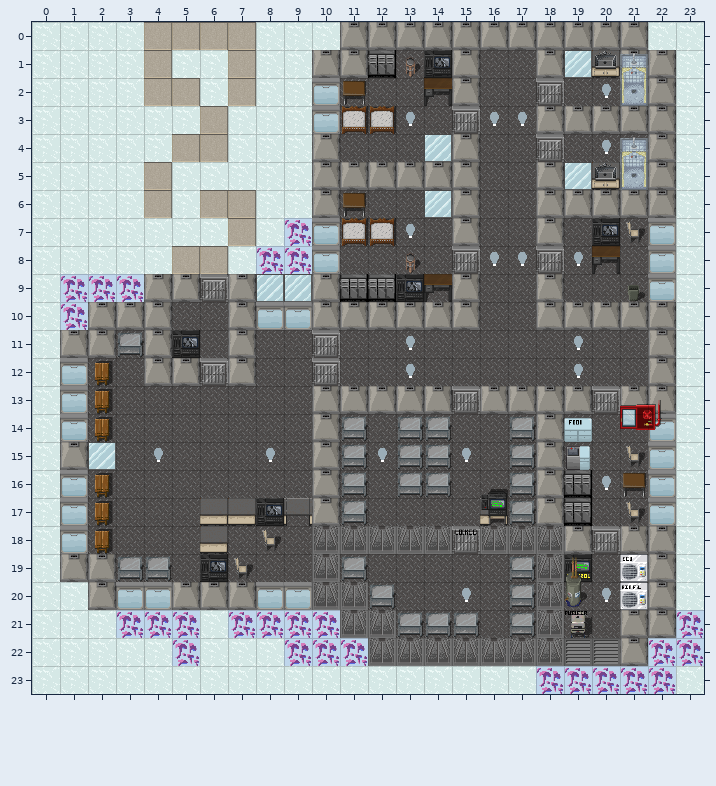
Tiled map: 0.2/Maps/Clinic 2.tmx. This is how it looked before the edit.
Cells are 32x32 px. Shown: x 0..23, y 0..23.
New version:
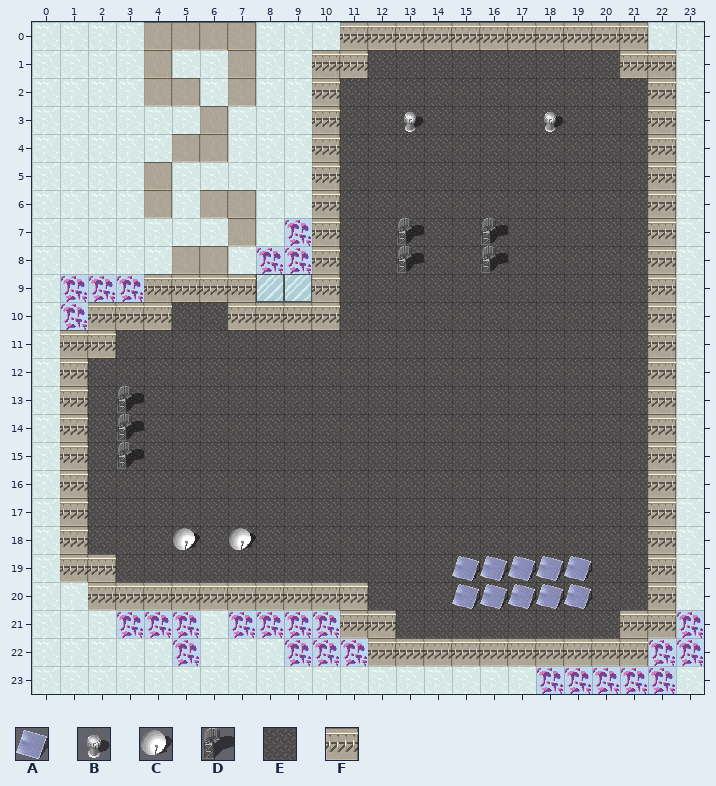
Key: from "Furniture_Normal": A 31, B 34, C 35, D 36; from "Terrain_Floors": E 6, F 22.
_ is an empty cell.
Tiles of an added or newly shown layer are drawn over the layers below it.
Change:
Layer "01 Terrain" (now shown):
y 0: x 11..21 ___________ -> FFFFFFFFFFF
y 1: x 10..15 ______ -> FFEEEE; x 18..22 _____ -> EEEFF
y 2: x 10..11 __ -> FE; x 14..15 __ -> EE; x 18 _ -> E; x 20..22 ___ -> EEF
y 3: x 10..13 ____ -> FEEE; x 15..22 ________ -> EEEEEEEF
y 4: x 10 _ -> F; x 14..15 __ -> EE; x 18 _ -> E; x 20..22 ___ -> EEF
y 5: x 10..15 ______ -> FEEEEE; x 18..22 _____ -> EEEEF
y 6: x 10..11 __ -> FE; x 14..15 __ -> EE; x 18..22 _____ -> EEEEF
y 7: x 10..13 ____ -> FEEE; x 15..16 __ -> EE; x 18 _ -> E; x 20..22 ___ -> EEF
y 8: x 10 _ -> F; x 13 _ -> E; x 15..20 ______ -> EEEEEE; x 22 _ -> F
y 9: x 4..7 ____ -> FFFF; x 10..15 ______ -> FEEEEE; x 18 _ -> E; x 21..22 __ -> EF
y 10: x 2..4 ___ -> FFF; x 7..15 _________ -> FFFFEEEEE; x 18..22 _____ -> EEEEF
y 11: x 1..5 _____ -> FFEEE; x 7 _ -> E; x 10 _ -> E; x 13 _ -> E; x 19 _ -> E; x 22 _ -> F
y 12: x 1..2 __ -> FE; x 4..7 ____ -> EEEE; x 10 _ -> E; x 13 _ -> E; x 19 _ -> E; x 22 _ -> F
y 13: x 1..3 ___ -> FEE; x 10..22 _____________ -> EEEEEEEEEEEEF
y 14: x 1..3 ___ -> FEE; x 10..11 __ -> EE; x 13..14 __ -> EE; x 17..19 ___ -> EEE; x 21..22 __ -> EF
y 15: x 1..4 ____ -> FEEE; x 8 _ -> E; x 10..15 ______ -> EEEEEE; x 17..19 ___ -> EEE; x 21..22 __ -> EF
y 16: x 1..2 __ -> FE; x 10..11 __ -> EE; x 13..14 __ -> EE; x 16..22 _______ -> EEEEEEF
y 17: x 1..2 __ -> FE; x 6..11 ______ -> EEEEEE; x 16..19 ____ -> EEEE; x 21..22 __ -> EF
y 18: x 1..2 __ -> FE; x 5..8 ____ -> EEEE; x 10..22 _____________ -> EEEEEEEEEEEEF
y 19: x 1..4 ____ -> FFEE; x 6..7 __ -> EE; x 10..11 __ -> EE; x 15..19 _____ -> EEEEE; x 21..22 __ -> EF
y 20: x 2..12 ___________ -> FFFFFFFFFFE; x 15..22 ________ -> EEEEEEEF
y 21: x 11..15 _____ -> FFEEE; x 17..19 ___ -> EEE; x 21..22 __ -> FF
y 22: x 12..21 __________ -> FFFFFFFFFF
Layer "01 Furniture" (now shown):
y 3: x 13 _ -> B; x 18 _ -> B
y 7..8: x 13 _ -> D; x 16 _ -> D
y 13..15: x 3 _ -> D
y 18: x 5 _ -> C; x 7 _ -> C
y 19..20: x 15..19 _____ -> AAAAA
Changed places in both pictures, as pixel boxes (x1, y1, x2, y2):
added: (60, 22, 676, 666)
